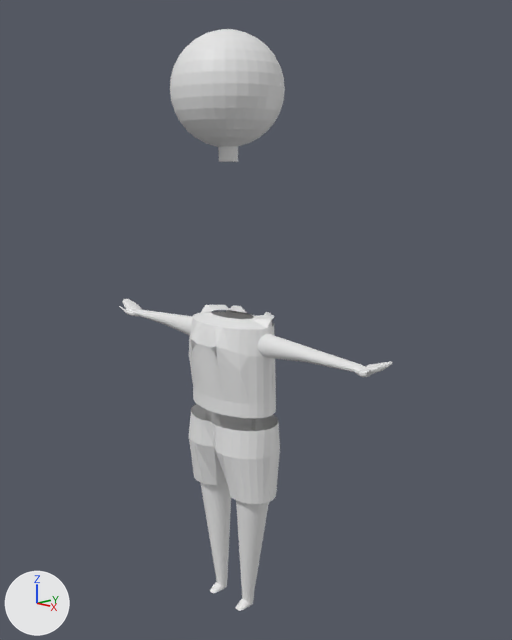
Before and after pictures for a commit that changed the Blender file Blender/001.blend.
Both versions are drawn from a camera (50 mm lens) standing at (5.17, -4.49, 4.45) and looking at (0.16, 0.18, 2.98). The lights are fixed; the arrows at lower left show +X, +Y and +Z.

Names of what the first picture shows: 'Body', 'Hed', 'Neck', 'RArm', 'RReg'.
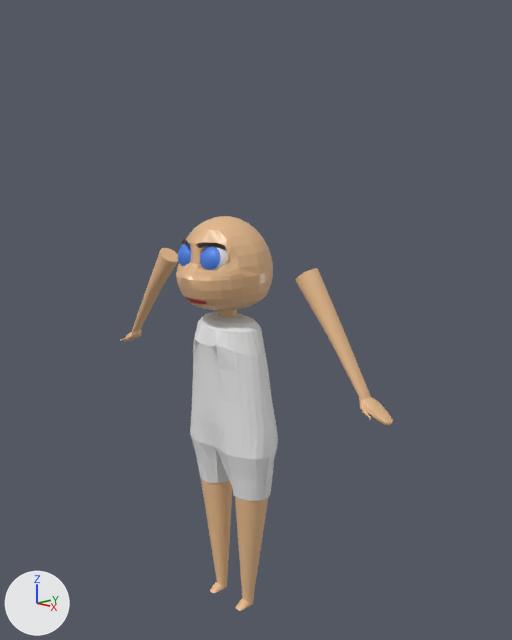
Edits to the bpy script that builds the scene:
```text
Change me_cylinder:
    used by ob_body; location = (0.0, 0.0, 2.39); scale = (1.0, 1.0, 2.38)
    remove me_cylinder.from_pydata(...)  # 167 vertices, 110 faces, 10 loose edges; spans x -0.551..0.004, y -0.359..0.364, z -0.482..0.28
    add me_cylinder.from_pydata(...)  # 238 vertices, 196 faces, 2 loose edges; spans x -0.551..0.004, y -0.335..0.329, z -0.481..0.273
    me_cylinder part 1: 166 vertices removed from x -0.551..0.004, y -0.359..0.364, z -0.482..0.28; 237 vertices added at x -0.551..0.004, y -0.335..0.329, z -0.481..0.273
Change me_cylinder_002:
    where me_cylinder_002.from_pydata(...)  # 224 vertices, 194 faces; spans x 0.118..0.471, y -0.163..0.199, z -1.024..-0.464
    add me_cylinder_002.materials.append(mat_body)  # beige #e7bb8d
Change me_cylinder_003:
    where me_cylinder_003.from_pydata(...)  # 276 vertices, 248 faces; spans x 0.53..2.18, y -0.17..0.13, z 0.76..0.87
    used by ob_rarm; location = (0.0, 0.0, 0.88); scale = (0.879, 0.807, 2.38)
    me_cylinder_003 part 2: the whole mesh is multiplied about its middle by the matrix ((0.583, 0.0, 2.2), (0.0, 1.0, 0.0), (-0.3, 0.0, 0.583)), then moved by (0.27, 0.0, 0.05)
    add me_cylinder_003.materials.append(mat_body)  # beige #e7bb8d
Remove ob_hed:
    ob_hed = bpy.data.objects.new('Hed', me_cylinder_005)
Change ob_neck:
    ob_neck.location: (0.0, 0.0, 2.39) -> (0.0, -0.03, 0.91)
Add ob_eyelashes:
    ob_eyelashes = bpy.data.objects.new('Eyelashes', me_cylinder_008)  # 31 vertices, 33 faces; spans x 0.053..0.328, y -0.492..-0.336, z 0.563..0.588; in mat_eyelashes (brown #2f200e); modifiers MIRROR
    ob_eyelashes.location = (0.0, 0.0, 2.39)
    ob_eyelashes.scale = (1.0, 1.0, 2.38)
Add ob_head:
    ob_head = bpy.data.objects.new('Head', me_cylinder_007)  # 345 vertices, 317 faces, 4 loose edges; spans x 0.0..0.462, y -0.584..0.381, z 0.298..0.677; in mat_body (beige #e7bb8d); modifiers MIRROR
    ob_head.location = (0.0, 0.0, 2.39)
    ob_head.scale = (1.0, 1.0, 2.38)
Add ob_eye:
    ob_eye = bpy.data.objects.new('Eye', me_cylinder_004)  # 482 vertices, 512 faces; spans x -0.02..0.338, y -0.468..-0.111, z 0.454..0.587; in mat_eyecolorwhite (white #e7e7e7), mat_eyecolorblue (blue #497fe7); modifiers MIRROR
    ob_eye.location = (0.0, 0.0, 2.39)
    ob_eye.scale = (1.0, 1.0, 2.38)
Add ob_mouse:
    ob_mouse = bpy.data.objects.new('mouse', me_cylinder_005_1)  # 12 vertices, 7 faces; spans x -0.001..0.157, y -0.493..-0.404, z 0.344..0.364; in mat_mouse (red #e76a72); modifiers MIRROR
    ob_mouse.location = (0.0, 0.0, 2.39)
    ob_mouse.scale = (1.0, 1.0, 2.38)
```

Changed parts and their boxes (x1, y1, x2, y2) in the pictures (512 x 640 px):
'Body', reshaped: before (189, 305, 280, 504); after (190, 311, 278, 501)
'Hed', deleted: before (170, 29, 285, 147)
'RArm', recoloured, reshaped (125% taller): before (119, 299, 392, 377); after (120, 248, 393, 425)
'Head', added: after (176, 216, 273, 311)
'RReg', recoloured (white to brown): (200, 479, 269, 611) in both
'Eye', added (blue): after (178, 241, 227, 270)
'Neck', moved: before (218, 146, 238, 162); after (218, 310, 237, 317)
'Eyelashes', added: after (182, 239, 226, 250)
'mouse', added: after (185, 297, 207, 304)
